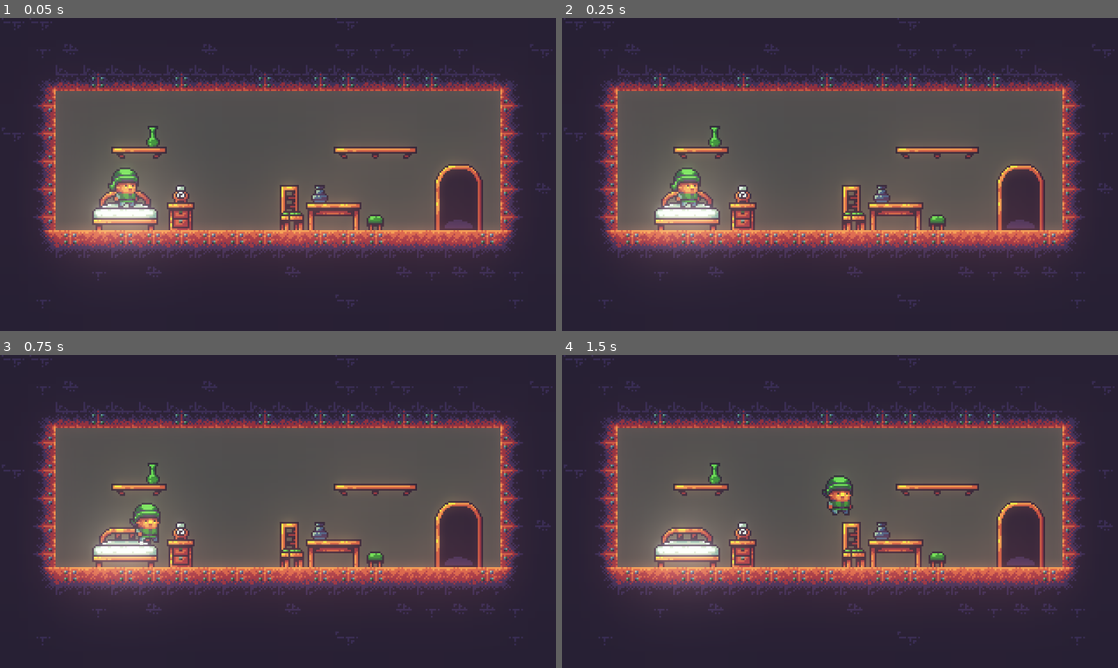
Above: before the commit, frames 1-4 (two rows, left to right).
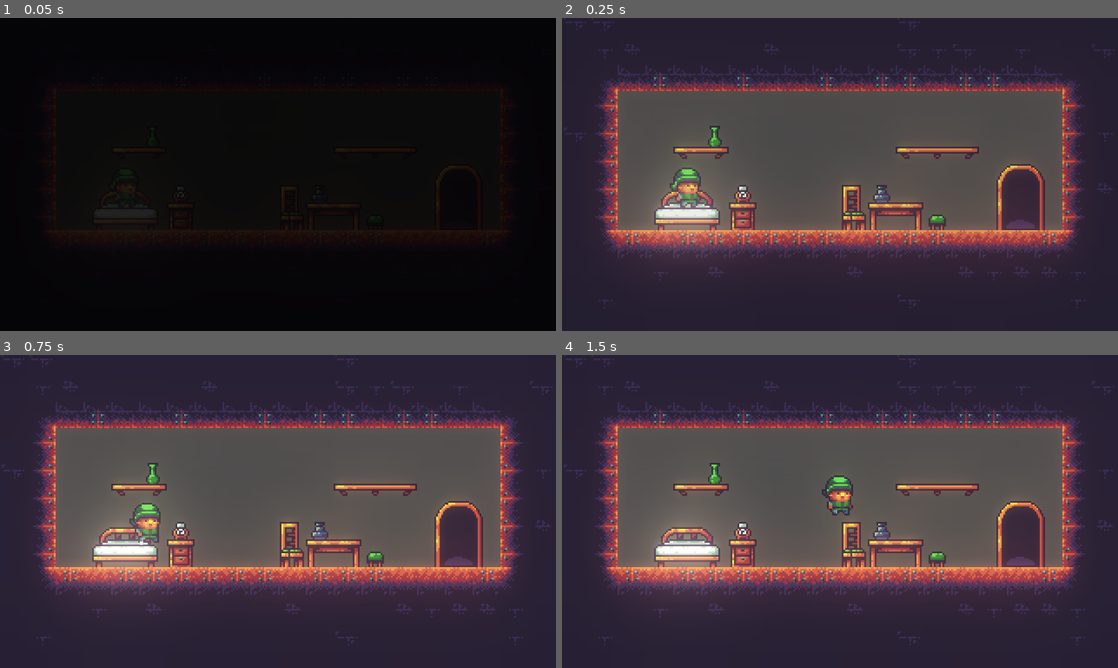
Above: after the commit, the same moments.

Repository: lethiandev/gd-christmas-morning
Game: Godot game, scene res://stages/bedroom/bedroom_stage.tscn
Two runs of this game, one before a commit and one after it. Both use one fixed random seed, a clock stepped at 60 frames per second and the inputs below.
Inputs:
- Up to frame 1 (0.05 s): no input
- Up to frame 2 (0.25 s): no input
- Up to frame 3 (0.75 s): hold D (move_right) from 0.53 s (still down)
- Up to frame 4 (1.5 s): keep holding D (move_right); tap W (jump) at 0.77 s

The runs differ from the first frame. In frame 1, 100% of the frame differs, in the area x 0-100%, y 0-100%; in frame 2, less than 0.1%; in frame 3, nothing differs; in frame 4, nothing differs.

Commit message:
Add transition autoload node

Diff:
--- a/src/autoloads/postprocess/postprocess.tscn
+++ b/src/autoloads/postprocess/postprocess.tscn
@@ -3,6 +3,7 @@
 [ext_resource path="res://autoloads/postprocess/postprocess.env.tres" type="Environment" id=1]
 
 [node name="Postprocess" type="Node"]
+pause_mode = 2
 
 [node name="WorldEnvironment" type="WorldEnvironment" parent="."]
 environment = ExtResource( 1 )
--- /dev/null
+++ b/src/autoloads/transition/transition.gd
@@ -0,0 +1,22 @@
+extends CanvasLayer
+
+func fade_in() -> void:
+	get_tree().set_pause(false)
+	_tween_alpha_channel(0.0)
+
+func fade_out(p_next: PackedScene = null) -> void:
+	get_tree().set_pause(true)
+	_tween_alpha_channel(1.0)
+	yield($Tween, "tween_completed")
+	_change_scene(p_next)
+
+func _tween_alpha_channel(p_alpha) -> void:
+	var modulate = $ColorRect.modulate
+	var final = Color(modulate.r, modulate.g, modulate.b, p_alpha)
+	$Tween.remove_all()
+	$Tween.interpolate_property($ColorRect, "modulate", modulate, final, 0.25)
+	$Tween.start()
+
+func _change_scene(p_scene: PackedScene) -> void:
+	if p_scene != null:
+		get_tree().change_scene_to(p_scene)
--- /dev/null
+++ b/src/autoloads/transition/transition.tscn
@@ -0,0 +1,17 @@
+[gd_scene load_steps=2 format=2]
+
+[ext_resource path="res://autoloads/transition/transition.gd" type="Script" id=1]
+
+[node name="TransitionLayer" type="CanvasLayer"]
+pause_mode = 2
+script = ExtResource( 1 )
+
+[node name="ColorRect" type="ColorRect" parent="."]
+anchor_right = 1.0
+anchor_bottom = 1.0
+color = Color( 0, 0, 0, 1 )
+__meta__ = {
+"_edit_use_anchors_": false
+}
+
+[node name="Tween" type="Tween" parent="."]
--- a/src/project.godot
+++ b/src/project.godot
@@ -17,6 +17,7 @@
 [autoload]
 
 Postprocess="*res://autoloads/postprocess/postprocess.tscn"
+Transition="*res://autoloads/transition/transition.tscn"
 
 [display]
 
--- a/src/stages/bedroom/bedroom_stage.tscn
+++ b/src/stages/bedroom/bedroom_stage.tscn
@@ -7,6 +7,24 @@
 [ext_resource path="res://props/areas/camera_area.tscn" type="PackedScene" id=5]
 [ext_resource path="res://props/entrance/entrance.tscn" type="PackedScene" id=6]
 [ext_resource path="res://stages/workshop/workshop_stage.tscn" type="PackedScene" id=7]
+[ext_resource path="res://stages/bedroom/intro.gd" type="Script" id=8]
+
+[sub_resource type="Animation" id=3]
+resource_name = "intro"
+tracks/0/type = "method"
+tracks/0/path = NodePath("IntroPlayer")
+tracks/0/interp = 1
+tracks/0/loop_wrap = true
+tracks/0/imported = false
+tracks/0/enabled = true
+tracks/0/keys = {
+"times": PoolRealArray( 0 ),
+"transitions": PoolRealArray( 1 ),
+"values": [ {
+"args": [  ],
+"method": "fade_in"
+} ]
+}
 
 [sub_resource type="RectangleShape2D" id=1]
 extents = Vector2( 128, 48 )
@@ -15,6 +33,12 @@
 extents = Vector2( 80, 40 )
 
 [node name="BedroomStage" type="Node"]
+
+[node name="IntroPlayer" type="AnimationPlayer" parent="."]
+pause_mode = 2
+autoplay = "intro"
+anims/intro = SubResource( 3 )
+script = ExtResource( 8 )
 
 [node name="Grounds" type="TileMap" parent="."]
 tile_set = ExtResource( 2 )
--- /dev/null
+++ b/src/stages/bedroom/intro.gd
@@ -0,0 +1,4 @@
+extends AnimationPlayer
+
+func fade_in() -> void:
+	Transition.fade_in()
Not shown: 1 places in src/stages/bedroom/bedroom_stage.tscn that only renumber resources
